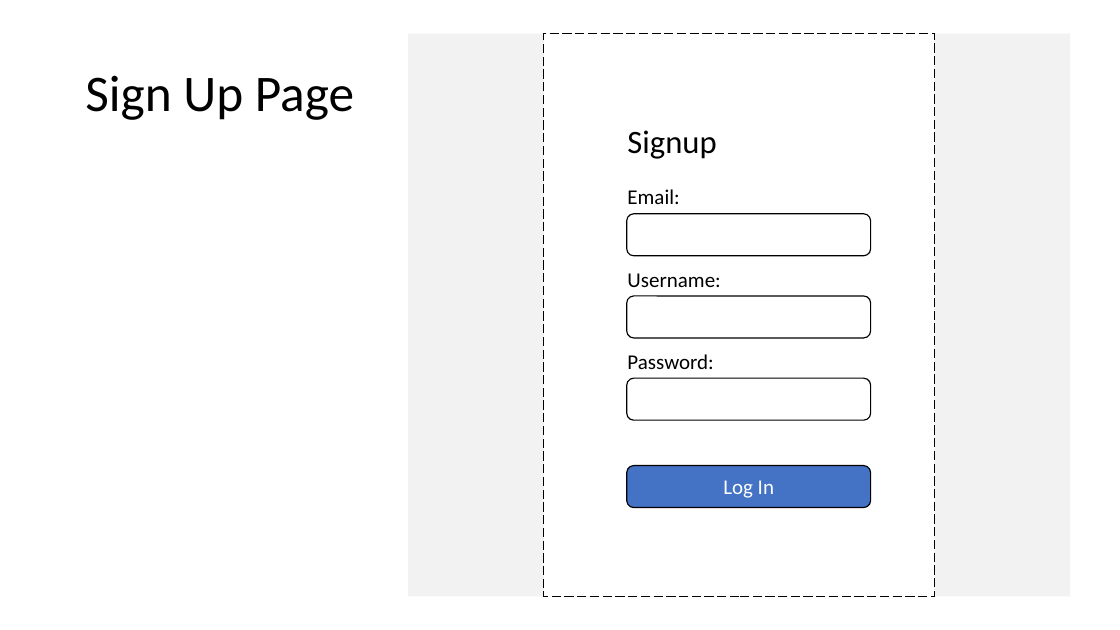
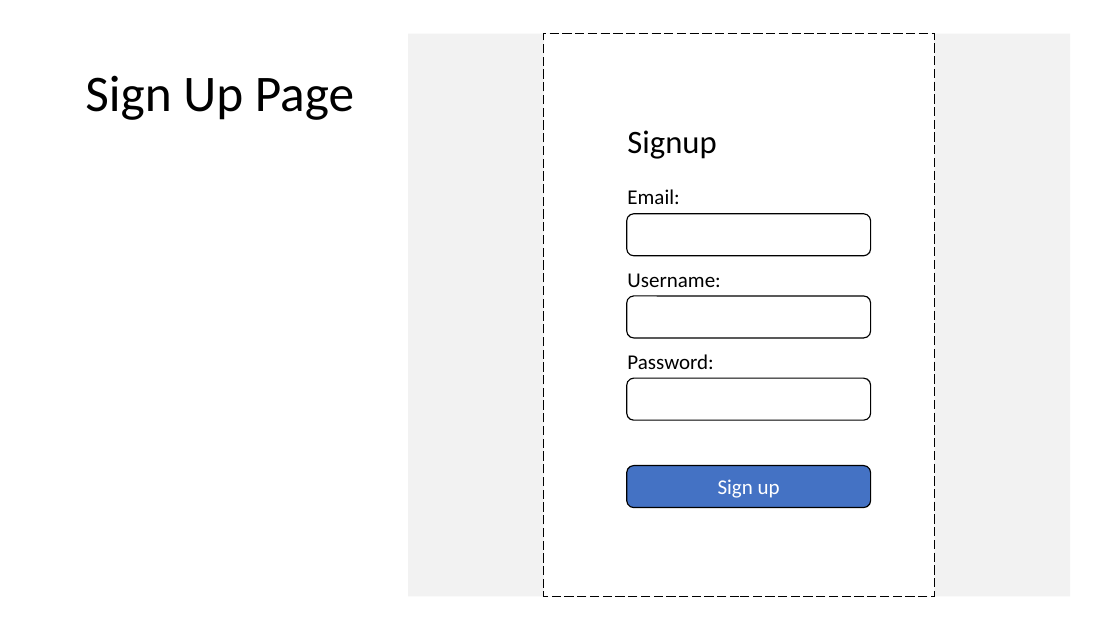
Before and after one commit to JazerBarclay/ci536-group-project, a slide deck: slide 7 of documentation/Quark Wireframes and User Stories.pptx. Drawn at 1120x630 pixels with LibreOffice and Linux fonts; fonts in the diff are those of the drawing. Boxes give left, top, right and bottom in pixels: in the first picture for what was removed or moved away, otherwise in the second. Text is boxed around its words. In the diff, an @@ line names an element or a change of style, - is before the commit and + after.

```diff
--- a/documentation/Quark Wireframes and User Stories.pptx
+++ b/documentation/Quark Wireframes and User Stories.pptx
@@ text in rounded rectangle at [718,479,780,498]: text changed @@
-Log In
+Sign up
```
Also in this commit, not shown: 1 other slide changed, 8 other files.
